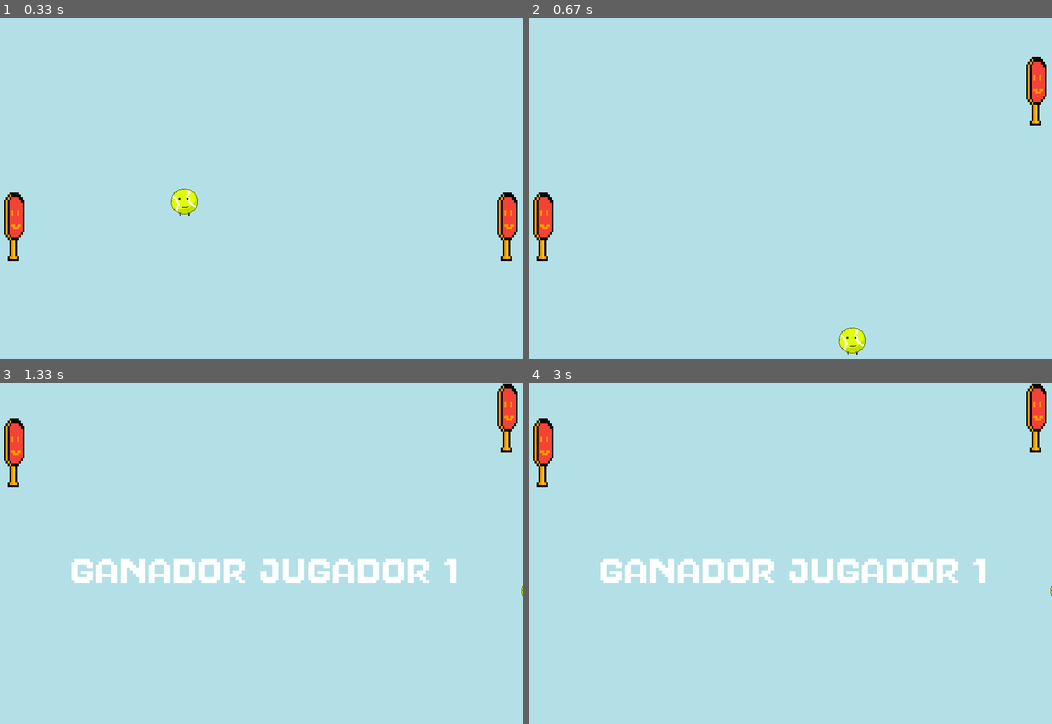
Above: before the commit, frames 1-4 (two rows, left to right).
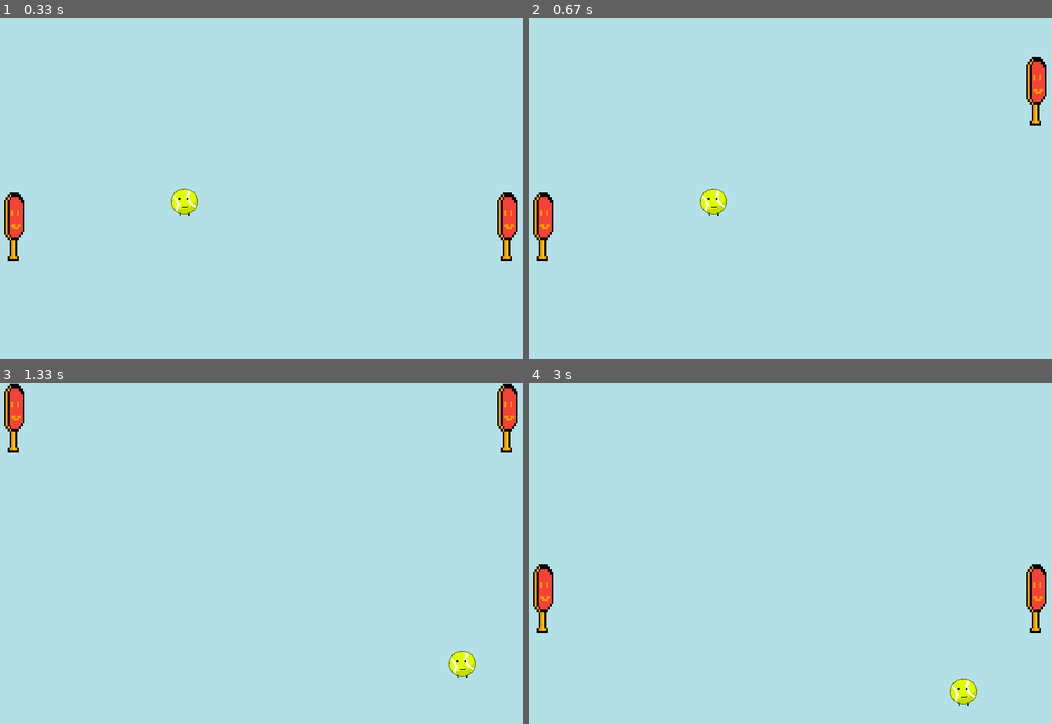
Above: after the commit, the same moments.

Repository: Amable-Loca/Ping_Pong.pygame
Game: pygame game, started from ping_pong.py
Two runs of this game, one before a commit and one after it. Both use one fixed random seed, a clock stepped at 60 frames per second and the inputs below.
Inputs:
- Up to frame 1 (0.33 s): no input
- Up to frame 2 (0.67 s): hold R from 0.33 s (still down); hold Up from 0.33 s (still down)
- Up to frame 3 (1.33 s): release R at 0.8 s; release Up at 0.8 s; hold Up 0.83-1.3 s; hold W 0.83-1.3 s
- Up to frame 4 (3 s): hold Down 1.33-1.63 s; hold S 1.33-1.63 s; hold R 2.07-2.7 s; hold Down from 2.73 s (still down); hold S from 2.73 s (still down)

Frame 1 is identical in both runs. In frame 2, 0.6% of the frame differs, in the area x 32-65%, y 50-99%; in frame 3, 4.2%; in frame 4, 5.6%, in the area x 0-100%, y 0-95%.

Commit message:
Update ping_pong.py
se establece el reinicio

Diff:
--- a/ping_pong.py
+++ b/ping_pong.py
@@ -62,6 +62,12 @@
     for e in event.get():
         if e.type == QUIT:
             run = False
+        if e.type == KEYDOWN:
+            if e.key == K_r:
+                finish = False
+                pelota.rect.x = 50
+                pelota.rect.y = 50
+                speed_x, speed_y = 5, 5
 
     if not finish:
         screen.fill(COLOR_FONDO)
@@ -89,7 +95,7 @@
             screen.blit(win_p1, (100, 250))
             finish = True
 
-        if pelota.rect.x <= -50:
+        if pelota.rect.x < -50:
             win_p2 = font_1.render('GANADOR JUGADOR 2', 1, BLANCO)
             screen.blit(win_p2, (100, 250))
             finish = True
